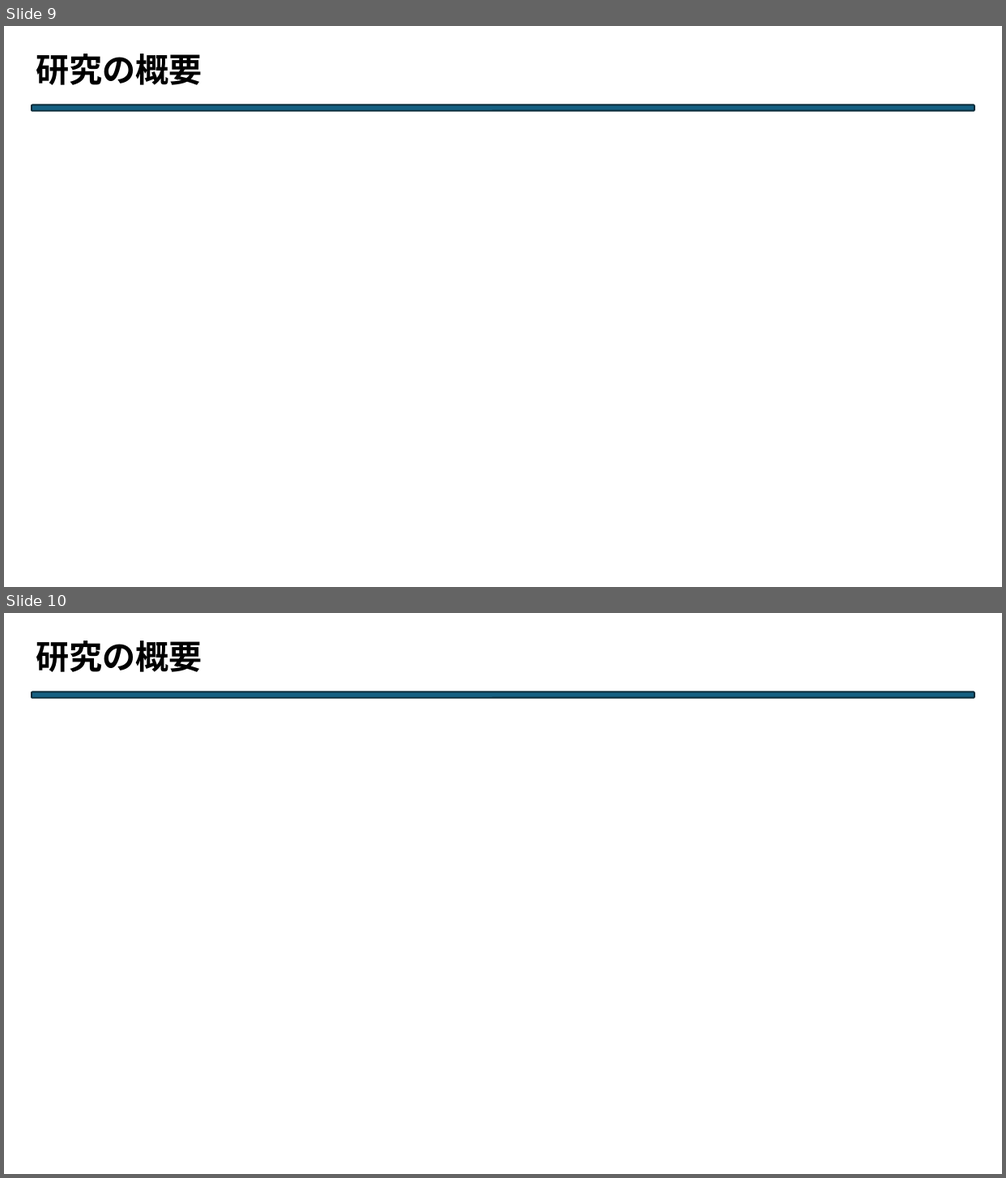
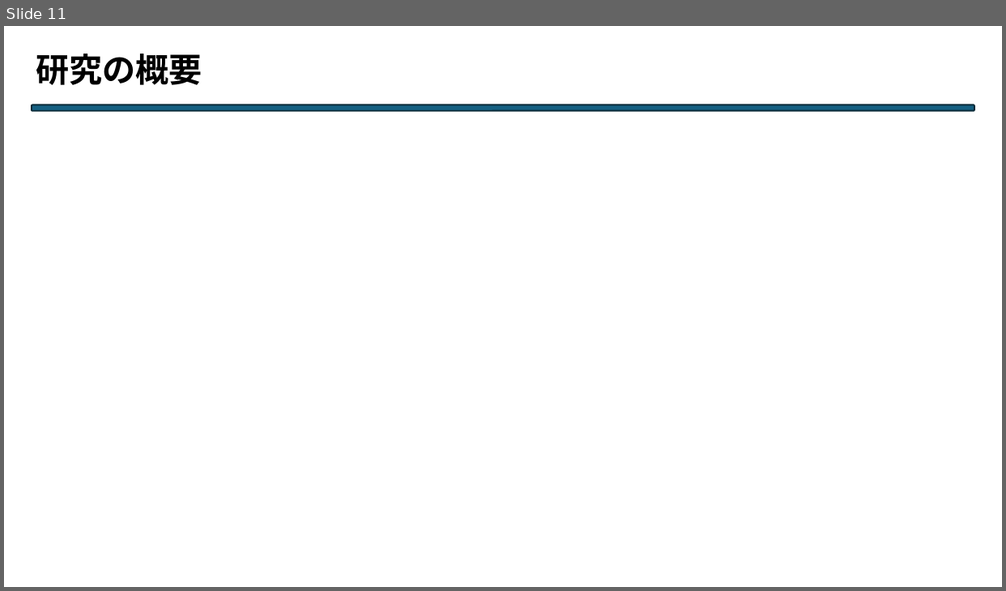
Before and after one commit to Legolas9999/chuukann, a slide deck: 中期.pptx. Shown one above the other, each under a label of ours: slides 9 and 10 before the commit, slide 11 after it. The pictures are 1006x1178 and 1006x591 pixels, drawn with LibreOffice and Linux fonts; fonts in the diff are those of the drawing. Boxes give left, top, right and bottom in pixels: in the first picture for what was removed or moved away, otherwise in the second. Text is boxed around its words. In the diff, an @@ line names an element or a change of style, - is before the commit and + after.

```diff
--- a/中期.pptx
+++ b/中期.pptx
@@ slide 10 removed at (x1=4, y1=613, x2=1002, y2=1174), background #FFFFFF @@
@@ text removed at (x1=36, y1=641, x2=202, y2=672) @@
-研究の概要
@@ rounded rectangle removed at (x1=32, y1=692, x2=975, y2=698) @@
@@ what was slide 9 is now slide 11 @@
```
Also in this commit, not shown: 3 slides changed, 3 slides added, 1 other slide removed, 1 other file.
